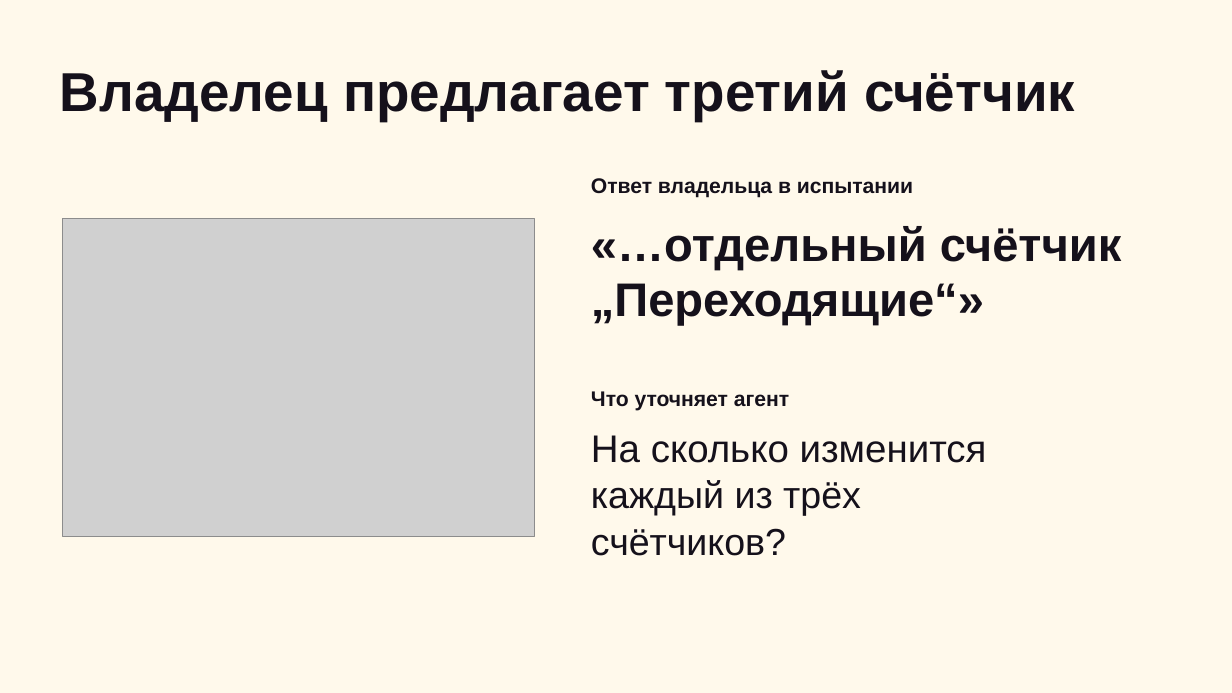
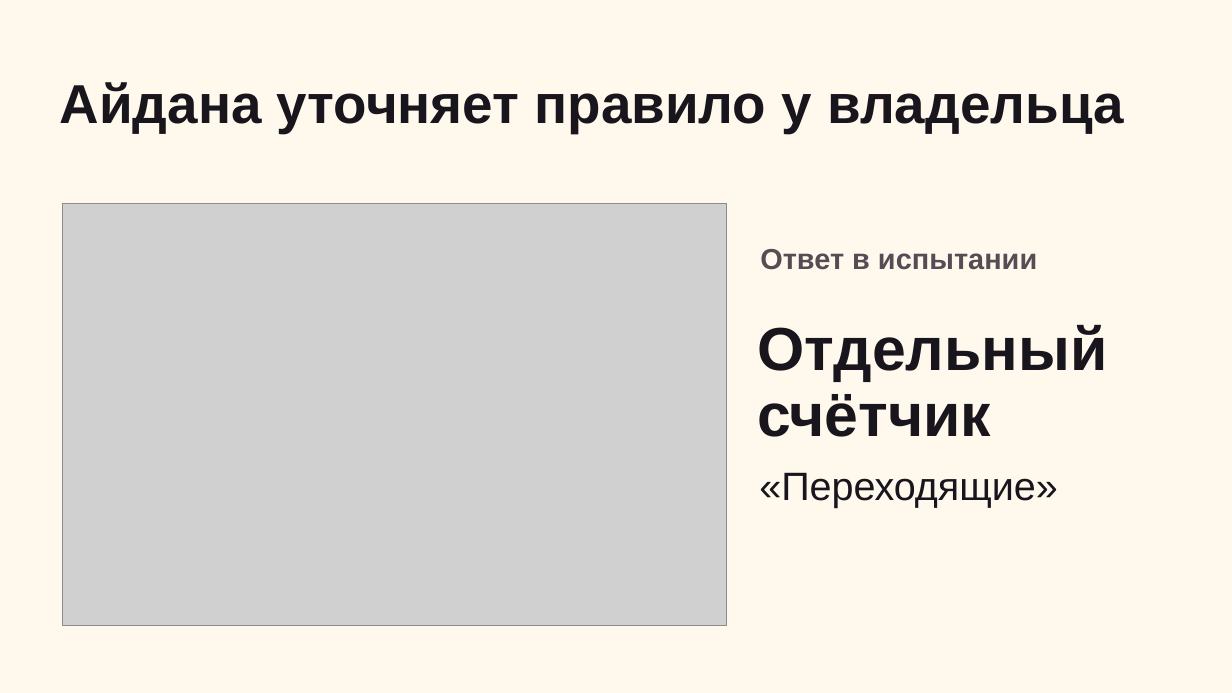
Before and after one commit to gojosatorukz/bcc-requirements-reviewer, a slide deck: slide 4 of presentation/bcc-pitch.pptx. Drawn at 1232x693 pixels with LibreOffice and Linux fonts; fonts in the diff are those of the drawing; grey boxes stand for pictures. Boxes give left, top, right and bottom in pixels: in the first picture for what was removed or moved away, otherwise in the second. Text is boxed around its words. In the diff, an @@ line names an element or a change of style, - is before the commit and + after.

```diff
--- a/presentation/bcc-pitch.pptx
+++ b/presentation/bcc-pitch.pptx
@@ background #FFF9EB to #FFF9ED @@
@@ text removed at (60,70,1075,121) @@
-Владелец предлагает третий счётчик
@@ text added at (60,82,1124,133), 42.8 pt, text #19151D, bold @@
+Айдана уточняет правило у владельца
@@ picture: place and size @@
-picture at (63,218,534,536)
+picture at (63,203,727,626)
@@ text at (760,249,1037,270): text changed; size 16.5 to 22.5 pt; text colour #15111B to #564C53 @@
-Ответ владельца в испытании
+Ответ в испытании
@@ text at (757,325,1107,382): text changed; size 36.8 to 47.2 pt; text colour #15111B to #19151D @@
-«…отдельный счётчик
+Отдельный
@@ text removed at (591,391,789,411) @@
-Что уточняет агент
@@ text added at (757,394,991,437), 47.2 pt, text #19151D, bold @@
+счётчик
@@ text removed at (591,435,987,463) @@
-На сколько изменится
@@ vertical alignment middle to top in 3 elements at (760,249,1037,270), (757,325,1107,382), (759,472,1057,508) @@
@@ text at (759,472,1057,508): text changed; size 36.8 to 30.8 pt; text colour #15111B to #19151D; bold off @@
-„Переходящие“»
+«Переходящие»
@@ text removed at (591,480,861,516) @@
-каждый из трёх
@@ text removed at (591,528,786,556) @@
-счётчиков?
```
Also in this commit, not shown: 6 slides added, 6 slides removed, 1 other file.
